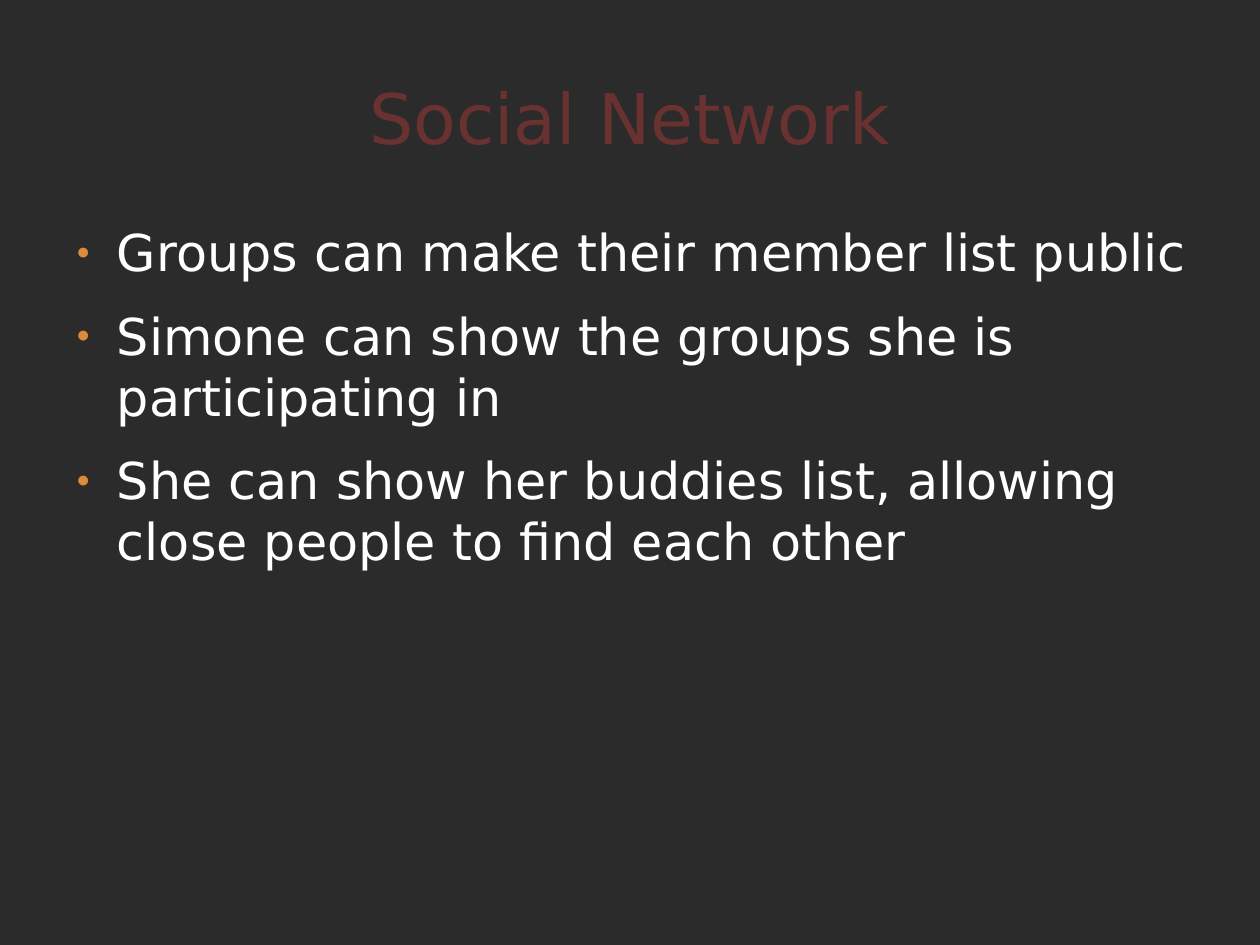
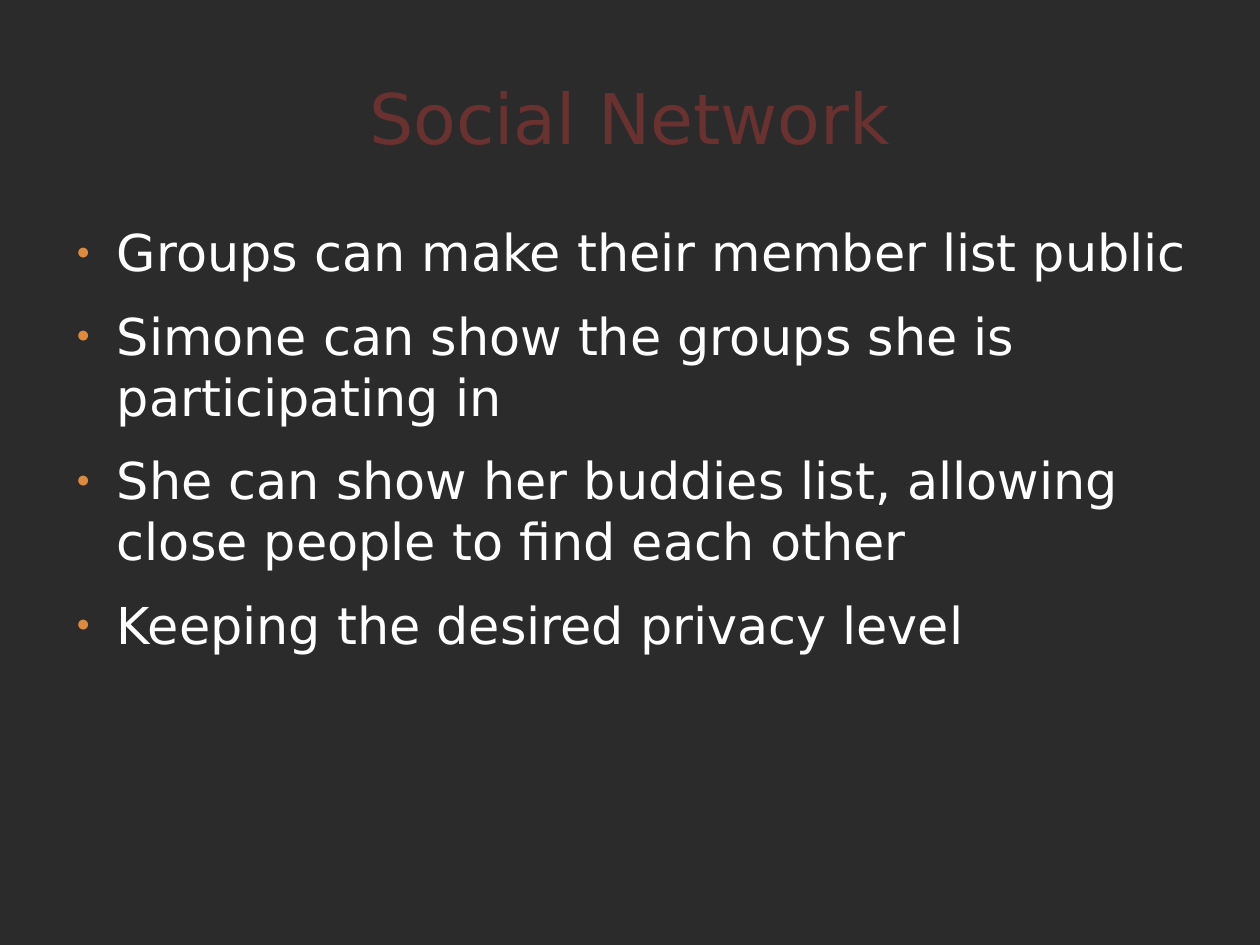
Before and after one commit to comunes/kune, a slide deck: slide 11 of doc/kune-dic-08.odp (slide 13 before the commit). Drawn at 1260x945 pixels with LibreOffice and Linux fonts; fonts in the diff are those of the drawing; background and template pictures are left out; a plain dark background stands for a picture behind light text. Boxes give left, top, right and bottom in pixels: in the first picture for what was removed or moved away, otherwise in the second. Text is boxed around its words. In the diff, an @@ line names an element or a change of style, - is before the commit and + after.

```diff
--- a/doc/kune-dic-08.odp
+++ b/doc/kune-dic-08.odp
@@ text at [117, 605, 964, 655]: paragraph added @@
+● Keeping the desired privacy level
```
Also in this commit, not shown: 13 other slides changed, 2 slides removed.
